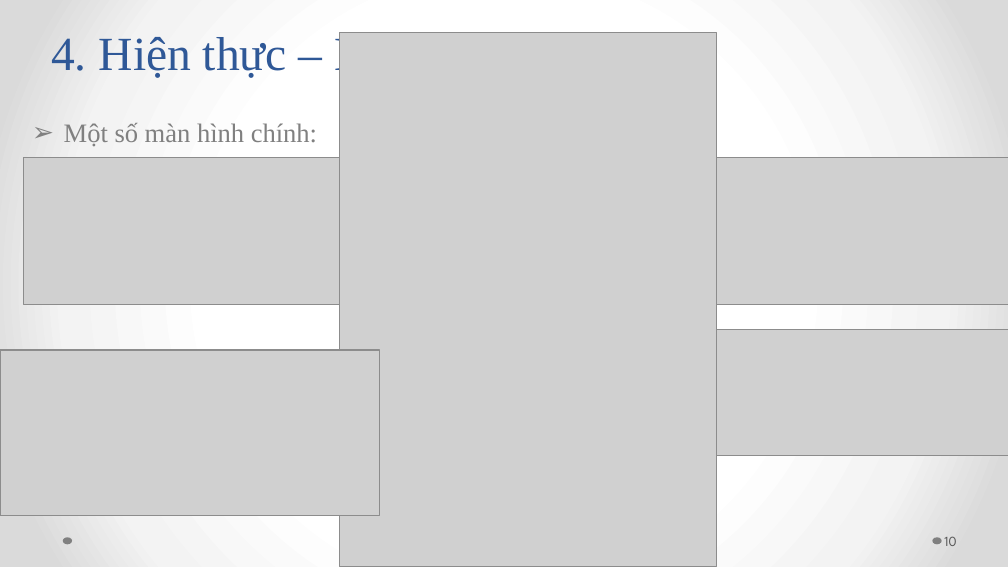
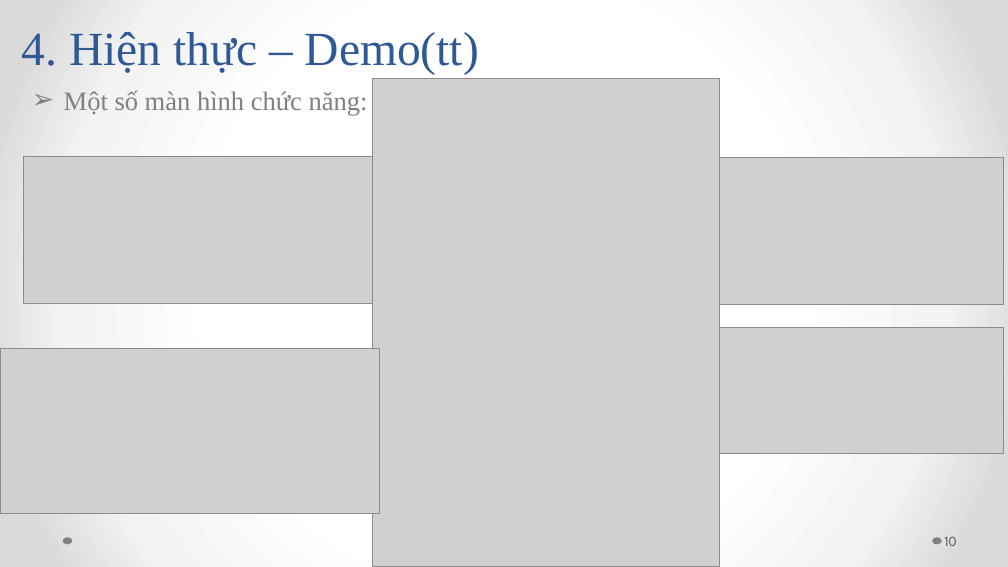
Before and after one commit to andy3520/intern-final-doc, a slide deck: slide 10 of doc/BAO_CAO-DO_AN_TOT_NGHIEP-SKILL_INVENTORY.pptx. Drawn at 1008x567 pixels with LibreOffice and Linux fonts; fonts in the diff are those of the drawing; grey boxes stand for pictures. Boxes give left, top, right and bottom in pixels: in the first picture for what was removed or moved away, otherwise in the second. Text is boxed around its words. In the diff, an @@ line names an element or a change of style, - is before the commit and + after.

```diff
--- a/doc/BAO_CAO-DO_AN_TOT_NGHIEP-SKILL_INVENTORY.pptx
+++ b/doc/BAO_CAO-DO_AN_TOT_NGHIEP-SKILL_INVENTORY.pptx
@@ title "4. Hiện thực – Demo(tt)" rewrapped from (51, 33, 508, 80) to (22, 32, 479, 75) @@
@@ picture: place and size @@
-picture at (340, 33, 717, 567)
+picture at (373, 79, 720, 567)
@@ text at (64, 91, 368, 115): text changed @@
-➢ Một số màn hình chính:
+➢ Một số màn hình chức năng:
@@ picture: place and size @@
-picture at (716, 157, 1008, 304)
+picture at (705, 157, 1004, 304)
@@ picture: place and size @@
-picture at (716, 330, 1008, 456)
+picture at (705, 327, 1004, 453)
```
Also in this commit, not shown: 11 other slides changed, 2 other files.
